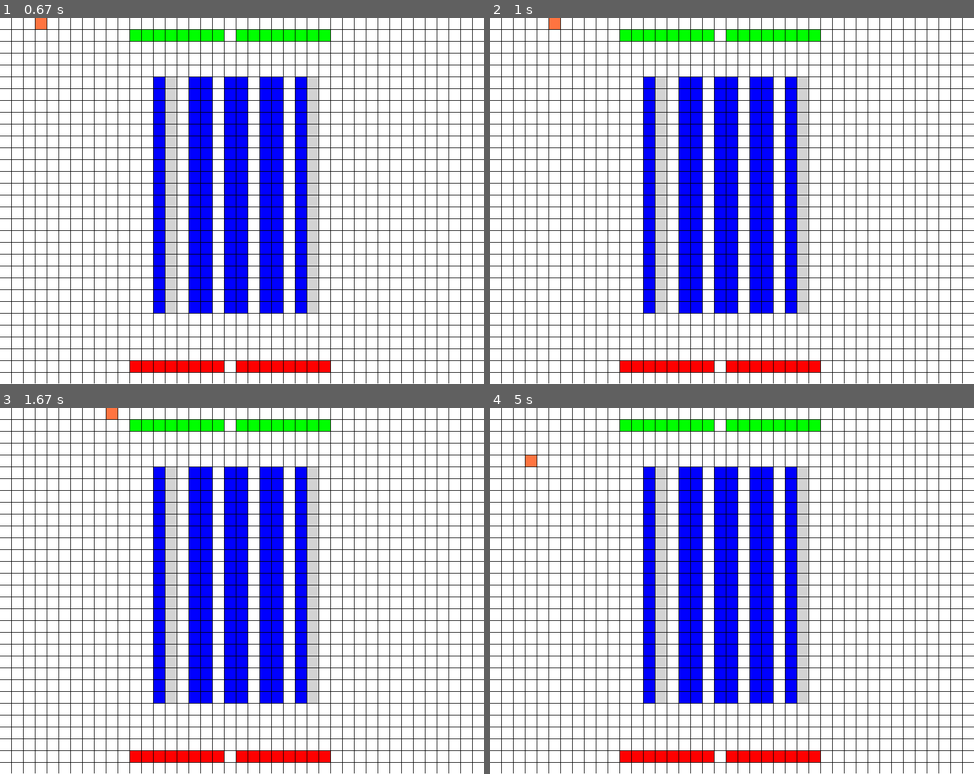
Above: before the commit, frames 1-4 (two rows, left to right).
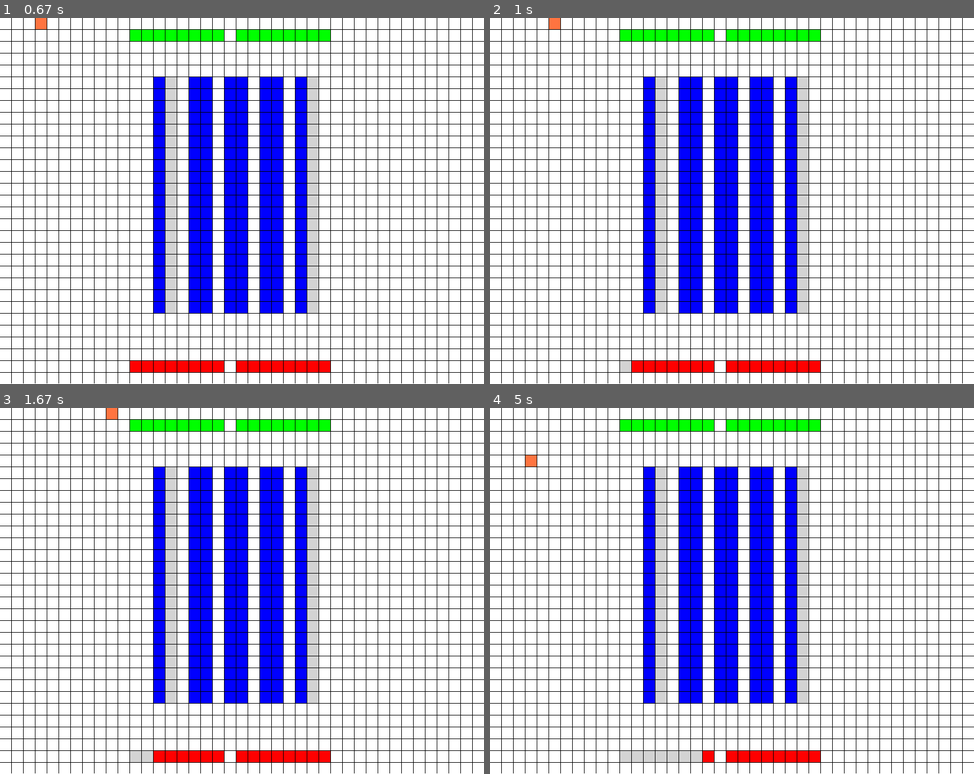
Above: after the commit, the same moments.

Repository: ironmann250/warehouse-simulator
Game: pygame game, started from interface.py
Two runs of this game, one before a commit and one after it. Both use one fixed random seed, a clock stepped at 60 frames per second and the inputs below.
Inputs:
- Up to frame 1 (0.67 s): hold Right from 0.33 s (still down)
- Up to frame 2 (1 s): release Right at 0.8 s; hold Up from 0.83 s (still down)
- Up to frame 3 (1.67 s): release Up at 1.13 s; hold Right 1.17-1.63 s
- Up to frame 4 (5 s): hold Left 1.67-2.2 s; hold Down 2.23-2.53 s; hold Left 2.57-2.97 s; hold Up 3-3.37 s; hold Right 3.4-4.03 s; hold Down 4.07-4.43 s; hold Left 4.47-4.93 s; hold Right from 4.97 s (still down)

Frame 1 is identical in both runs. In frame 2, less than 0.1% of the frame differs, in the area x 26-30%, y 93-97%; in frame 3, 0.1%; in frame 4, 0.5%, in the area x 26-44%, y 93-97%.

Commit message:
added input and output events

Diff:
--- a/config.py
+++ b/config.py
@@ -13,13 +13,13 @@
 
 INPUT=2
 INPUT_CONTAINERS=8
-INPUT_SPEED=3
+INPUT_SPEED=300 #milliseconds
 INPUTS_COLOR=(0,255,0)
 
 
 OUTPUTS=2
 OUTPUT_CONTAINERS=8
-OUTPUT_SPEED=7
+OUTPUT_SPEED=700 #milliseconds
 OUTPUTS_COLOR=(255,0,0)
 
 CRATES_WIDTH=2
--- a/interface.py
+++ b/interface.py
@@ -1,6 +1,7 @@
 from tkinter import TRUE
 import pygame,config,time
 
+#global vars
 from pygame.locals import (
 
     K_LEFT,
@@ -12,17 +13,14 @@
     QUIT,
 )
 
-
-
-#make crates
-#make output crates
-#make input crates
-#make crane (crane make line to move on)
-#make all group
-#make crates group
-#make input group
-#make output group
-#make collission
+pygame.init()
+pygame.display.set_caption("warehouse simulator")
+ADDTOINPUT = pygame.USEREVENT + 1
+pygame.time.set_timer(ADDTOINPUT, config.INPUT_SPEED)
+REMOVEFROMOUTPUT = pygame.USEREVENT + 1
+pygame.time.set_timer(REMOVEFROMOUTPUT, config.OUTPUT_SPEED)
+
+
 class Container(pygame.sprite.Sprite):
     """
     create crate object
@@ -36,9 +34,9 @@
 
 class Screen:
     def __init__(self):
-        pygame.init()
+        #init pygame attributes
         self.screen=pygame.display.set_mode((config.SCREEN_WIDTH, config.SCREEN_HEIGHT))
-        pygame.display.set_caption("warehouse simulator")
+        #init screen class attributes
         self.running=True
         self.instruction_counter=0
         self.clock=pygame.time.Clock()
@@ -203,13 +201,14 @@
         #action from asrs algorithm #TODO
         pass
 
-    def auto_crane_action(self,current,next):
+    def auto_crane_action(self,next):
         """
         if it's a crate and crane is empty add in crate in crane else do nothing
         if it's input and crane is empty and the input (empty ) crate else do nothing
         if it's output and it has a crate and crane is empty add it otherwise do nothing
         after adding things to the crane make input or output empty
         output will be emptied automatically following a time based event
+        input will be replenished following a time based event as well
         """
         next_cell=self.grid[next[0]][next[1]]
         if self.crane[2]==0: #crane is empty
@@ -262,11 +261,27 @@
             self.grid[curr_location[0]][curr_location[1]]=[0,0]
             self.grid[self.crane[0]][self.crane[1]]=[4,1]
         else:
-            self.auto_crane_action(curr_location,self.crane)
+            self.auto_crane_action(self.crane)
             #move it back but keep empty state [2]
             self.crane[0]=curr_location[0]
             self.crane[1]=curr_location[1]
             return
+
+    def remove_from_output(self):
+        #look for outputs on grid and empty the first full one
+        for row in self.grid:
+            for col in row:
+                if col[0]==3 and col[1]==1:
+                    col[1]=0
+                    return
+
+    def add_to_input(self):
+        #look for inputs on grid and fill the first empty one
+        for row in self.grid:
+            for col in row:
+                if col[0]==2 and col[1]==0:
+                    col[1]=1
+                    return
 
     def draw_frame(self):
         self.screen.fill((255,255,255))
@@ -280,22 +295,6 @@
 
             self.draw_frame()
             self.clock.tick(120)
-
-            #get left to rewind
-            #get right to advance
-
-            #create grid
-
-            #render all entities
-
-            #read and exec instruction
-            #check collission
-            #update robot
-            #update crates
-            #update inputs
-            #update outputs
-
-            #update instruction counter
 
             keys=pygame.key.get_pressed()
 
@@ -315,11 +314,14 @@
             for event in pygame.event.get():
                 if event.type == pygame.QUIT:
                     self.running = False
+                elif event.type == REMOVEFROMOUTPUT:
+                    self.remove_from_output()
+                elif event.type == ADDTOINPUT:
+                    self.add_to_input()
         pygame.quit()
 
 
 if __name__ == "__main__":
 
     sim=Screen()
-
     sim.run()
